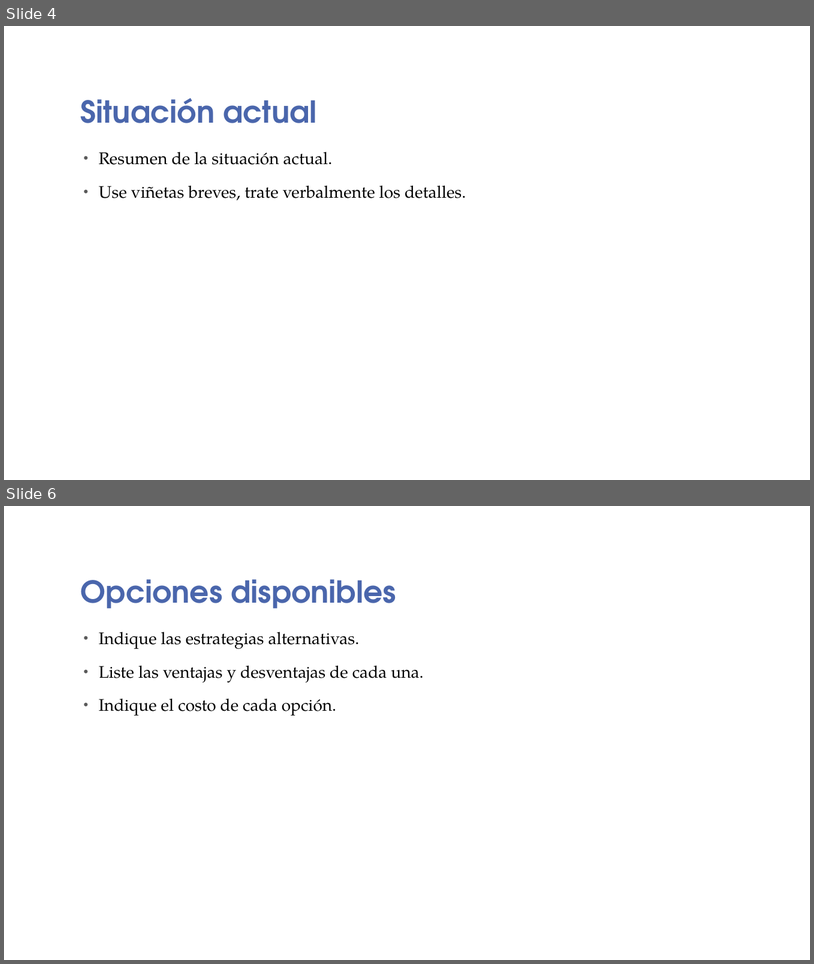
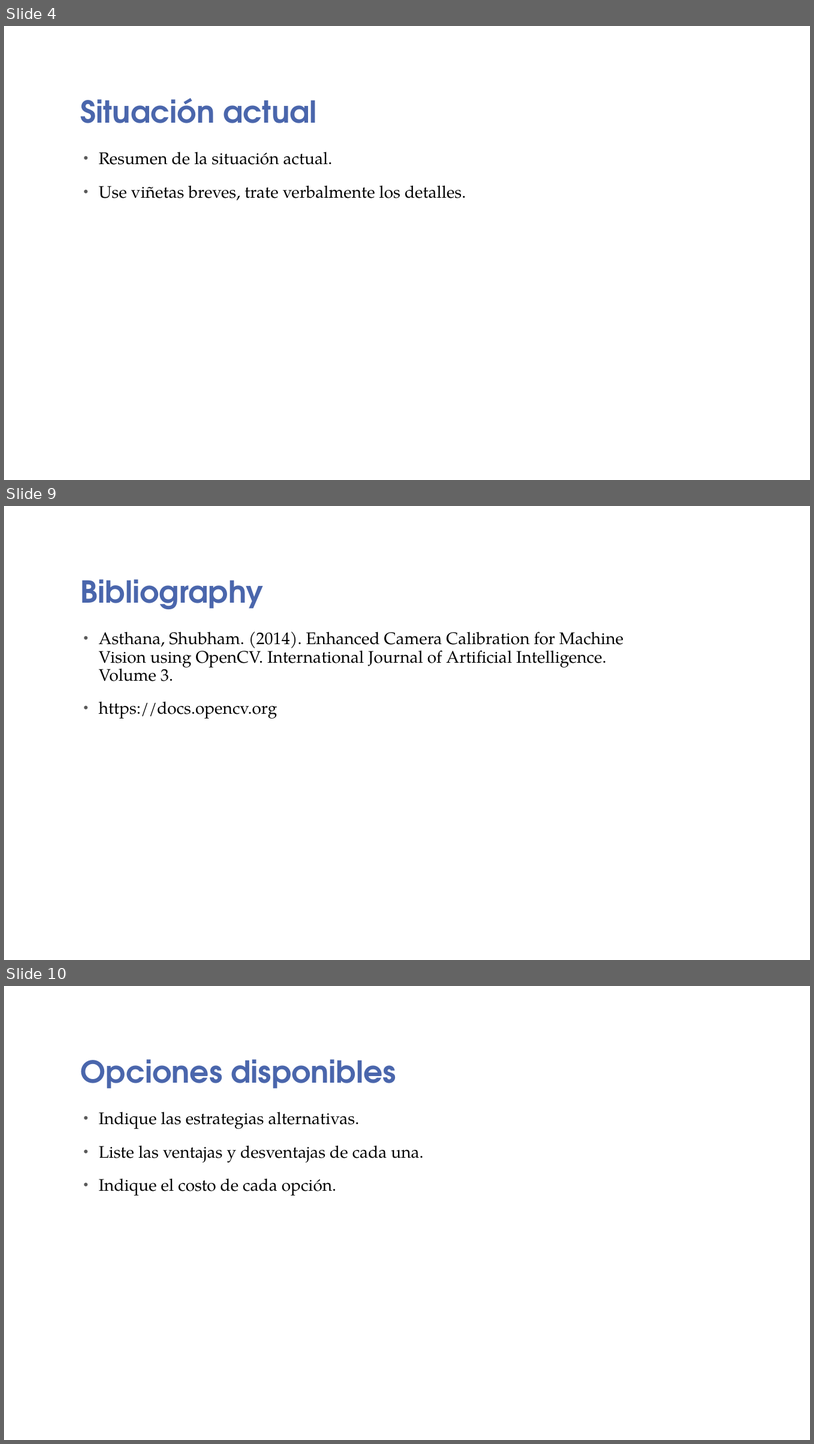
Before and after one commit to CameraCalibration/Report, a slide deck: PatternRecognition/Rings Grid Recognition.pptx. Shown one above the other, each under a label of ours: slides 4 and 6 before the commit, slides 4, 9 and 10 after it; the slides between them are not shown. The pictures are 814x964 and 814x1444 pixels, drawn with LibreOffice and Linux fonts; fonts in the diff are those of the drawing; background and template pictures are left out. Boxes give left, top, right and bottom in pixels: in the first picture for what was removed or moved away, otherwise in the second. Text is boxed around its words. In the diff, an @@ line names an element or a change of style, - is before the commit and + after.

Commit message:
Added bibliography.

```diff
--- a/PatternRecognition/Rings Grid Recognition.pptx
+++ b/PatternRecognition/Rings Grid Recognition.pptx
@@ slide 9 added at [4,506,810,960], background picture (left out) @@
@@ title added at [81,579,264,609], 36 pt, text #4A66AC, bold @@
+Bibliography
@@ text added at [99,631,624,718], 20 pt, text #000000 @@
+• Asthana, Shubham. (2014). Enhanced Camera Calibration for Machine Vision using OpenCV. International Journal of Artificial Intelligence. Volume 3.
+• https://docs.opencv.org
@@ what was slide 6 is now slide 10 @@
```
Also in this commit, not shown: 4 other slides added, 1 slide removed.
